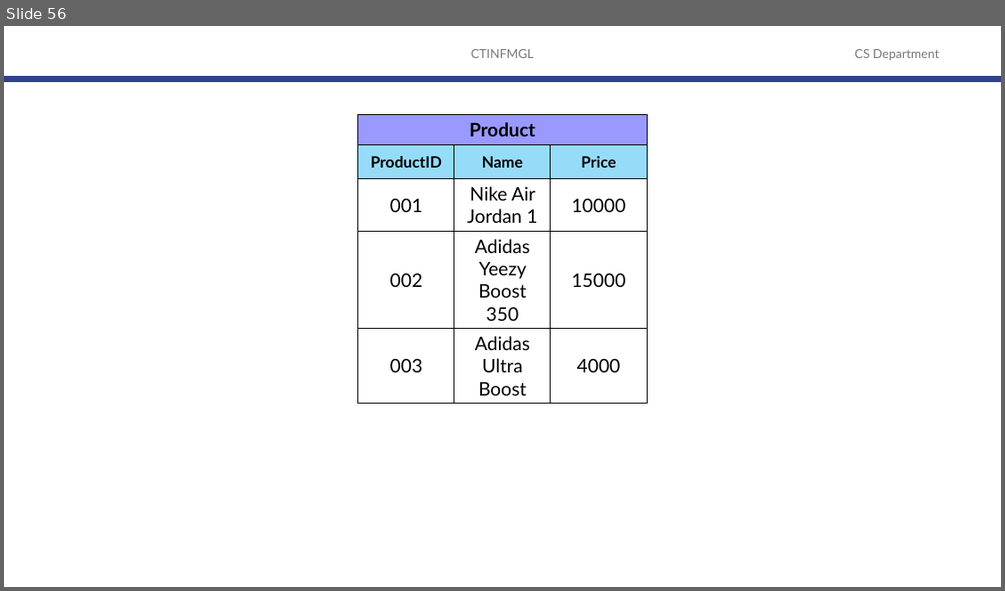
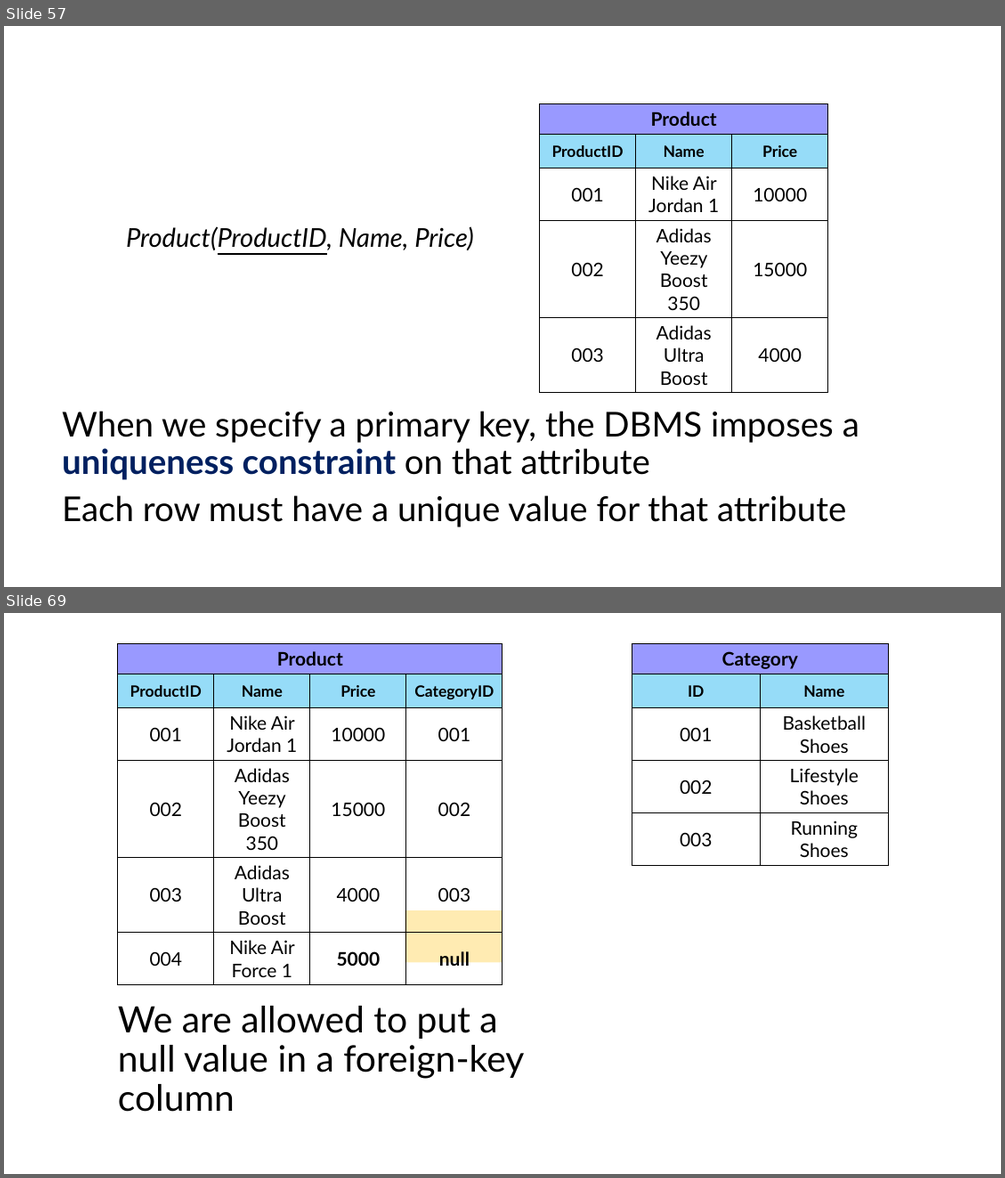
Before and after one commit to robitussin/CTINFMGL, a slide deck: 03 - The Relational Database Model/The Relational Model.pptx. Shown one above the other, each under a label of ours: slide 56 before the commit, slides 57 and 69 after it; the slides between them are not shown. The pictures are 1005x591 and 1005x1178 pixels, drawn with LibreOffice and Linux fonts; fonts in the diff are those of the drawing; background and template pictures are left out. Boxes give left, top, right and bottom in pixels: in the first picture for what was removed or moved away, otherwise in the second. Text is boxed around its words. In the diff, an @@ line names an element or a change of style, - is before the commit and + after.

```diff
--- a/03 - The Relational Database Model/The Relational Model.pptx
+++ b/03 - The Relational Database Model/The Relational Model.pptx
@@ slide 69 added at (4,613,1001,1174), background #FFFFFF @@
@@ table added at (118,643,503,981), 6 rows, 4 columns @@
+Product |  |  | 
+ProductID | Name | Price | CategoryID
+001 | Nike Air Jordan 1 | 10000 | 001
+002 | Adidas Yeezy Boost 350 | 15000 | 002
+003 | Adidas Ultra Boost | 4000 | 003
+004 | Nike Air Force 1 | 5000 | null
@@ table added at (632,644,890,866), 5 rows, 2 columns @@
+Category | 
+ID | Name
+001 | Basketball Shoes
+002 | Lifestyle Shoes
+003 | Running Shoes
@@ rectangle added at (404,910,502,962), fill #FFC000 at 30% opacity @@
@@ text added at (118,1005,524,1111), 35 pt, text #000000 @@
+We are allowed to put a null value in a foreign-key column
@@ what was slide 56 is now slide 57 @@
@@ slide 57 changed as well @@
@@ text removed at (471,49,534,58) @@
-CTINFMGL
@@ text removed at (855,49,938,61) @@
-CS Department
@@ line removed from (4, 79) to (1001, 79) @@
@@ table: place and size @@
-table at (358,115,647,399)
+table at (540,103,829,388)
@@ text added at (126,226,474,250), 25 pt, text #000000, italic @@
+Product(ProductID, Name, Price)
@@ text added at (62,410,859,527), 33 pt, text #000000 @@
+When we specify a primary key, the DBMS imposes a uniqueness constraint on that attribute
+Each row must have a unique value for that attribute
```
Also in this commit, not shown: 4 other slides changed, 13 other slides added.
